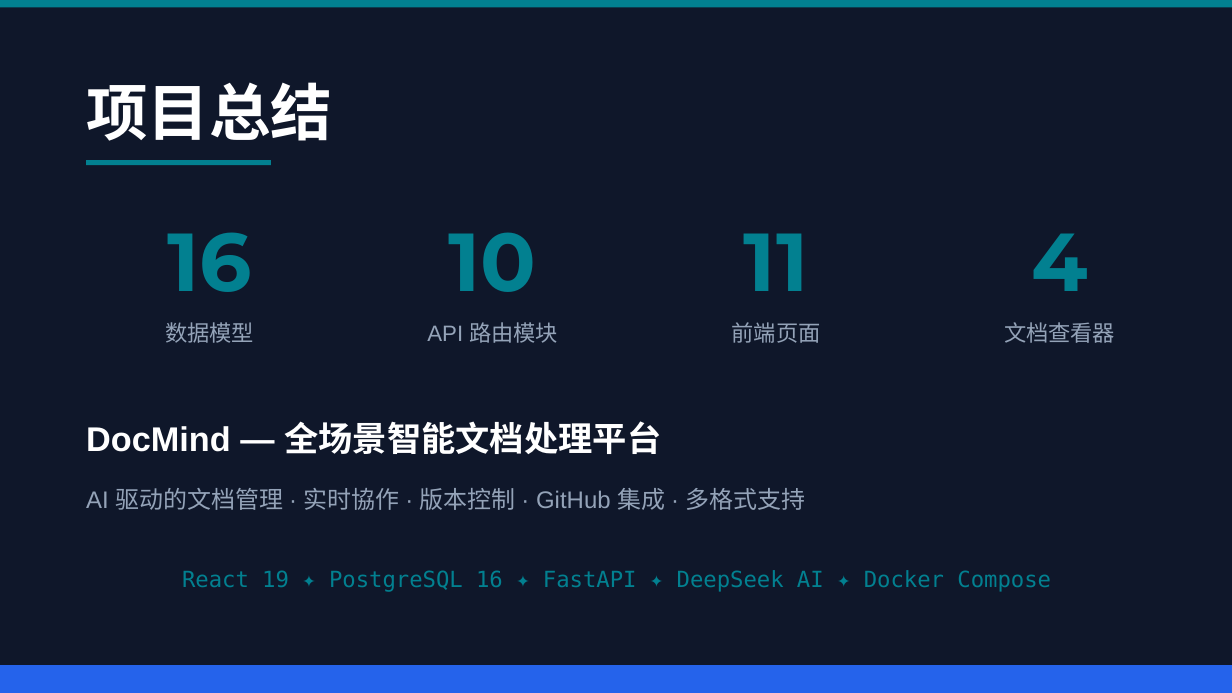
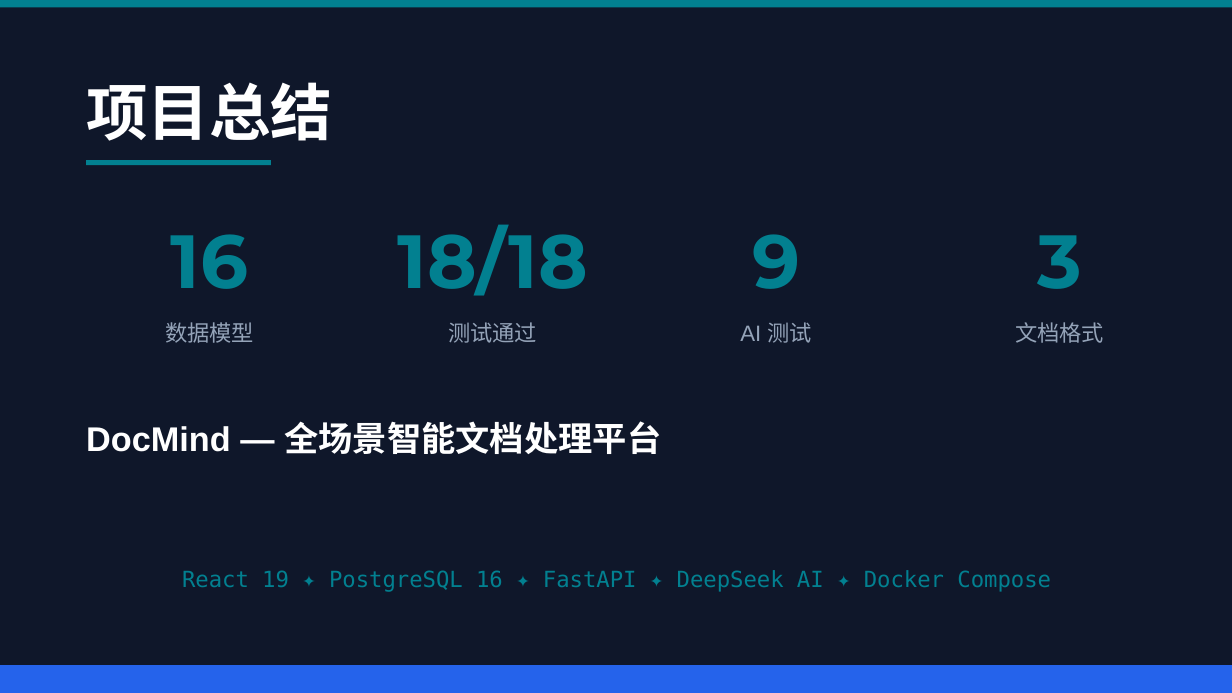
Before and after one commit to xxbl5612-eng/docmind, a slide deck: slide 8 of DocMind_项目汇报.pptx. Drawn at 1232x693 pixels with LibreOffice and Linux fonts; fonts in the diff are those of the drawing. Boxes give left, top, right and bottom in pixels: in the first picture for what was removed or moved away, otherwise in the second. Text is boxed around its words. In the diff, an @@ line names an element or a change of style, - is before the commit and + after.

```diff
--- a/DocMind_项目汇报.pptx
+++ b/DocMind_项目汇报.pptx
@@ text "16" at (171,234,248,289): size 48 to 44 pt @@
@@ text at (398,224,588,296): text changed; size 48 to 44 pt @@
-10
+18/18
@@ text at (752,234,800,289): text changed; size 48 to 44 pt @@
-11
+9
@@ text at (1037,235,1082,289): text changed; size 48 to 44 pt @@
-4
+3
@@ text at (448,322,537,343): text changed @@
-API 路由模块
+测试通过
@@ text at (740,322,812,343): text changed @@
-前端页面
+AI 测试
@@ text at (1015,322,1104,343): text changed @@
-文档查看器
+文档格式
@@ text removed at (86,488,806,510) @@
-AI 驱动的文档管理 · 实时協作 · 版本控制 · GitHub 集成 · 多格式支持
```
Also in this commit, not shown: 5 other slides changed, 2 slides added, 2 slides removed.
